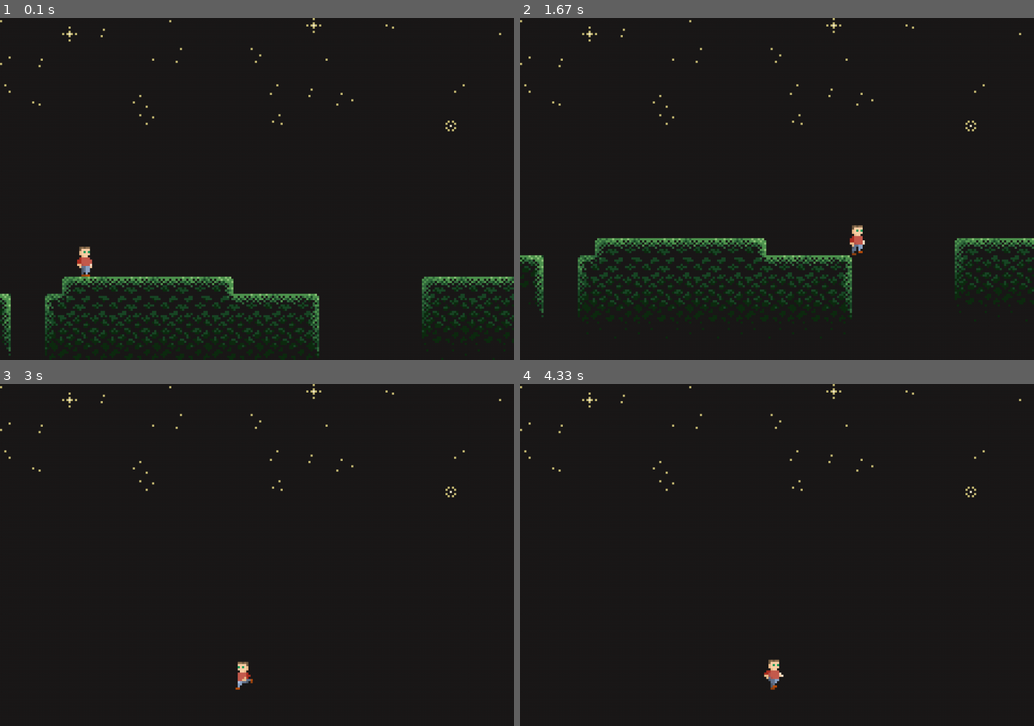
Above: before the commit, frames 1-4 (two rows, left to right).
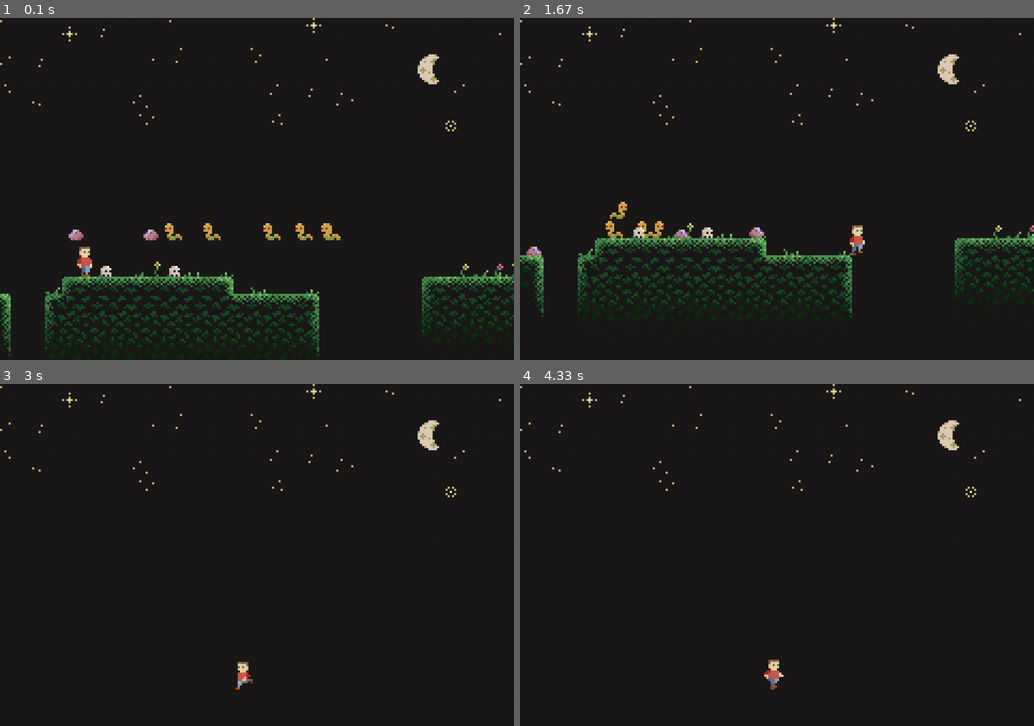
Above: after the commit, the same moments.

Repository: PrintedLove/Python-pygame-RPG-tutorial
Game: pygame game, started from Python-pygame-RPG-tutorial/game.py
Same seed, same stepped clock (60 frames per second), same inputs: the game is played once before the commit and once after it.
Inputs:
- Up to frame 1 (0.1 s): no input
- Up to frame 2 (1.67 s): hold Right 0.33-0.8 s; hold Up 0.83-1.13 s; hold Right 1.17-1.63 s
- Up to frame 3 (3 s): hold Left 1.67-2.2 s; hold Left 2.23-2.63 s; hold Up from 2.67 s (still down)
- Up to frame 4 (4.33 s): release Up at 3.03 s; hold Right 3.07-3.7 s; hold Left 3.73-4.2 s; hold Right from 4.23 s (still down)

The runs differ from the first frame. In frame 1, 1.2% of the frame differs, in the area x 8-100%, y 10-81%; in frame 2, 1.1%; in frame 3, 0.3%; in frame 4, 0.3%.

Commit message:
적, 구조물 추가

Diff:
--- a/Python-pygame-RPG-tutorial/datafile.py
+++ b/Python-pygame-RPG-tutorial/datafile.py
@@ -30,9 +30,8 @@
             image.set_colorkey((0, 0, 0))
             self.spr.append(image)
 
-# 애니메이션 세트 생성 함수
-
-def createAnimationSet(spriteSheet, index_list, index_max = None):
+# 스프라이트 세트 생성 함수
+def createSpriteSet(spriteSheet, index_list, index_max = None):
     spr = []
 
     if index_max == None:
@@ -48,16 +47,114 @@
 class BaseObject:
     def __init__(self, spr, coord, kinds):
         self.spr = spr
-        self.coord = coord
-        self.width = spr.get_width()
-        self.height = spr.get_height()
+        self.spr_index = 0
+        self.width = spr[0].get_width()
+        self.height = spr[0].get_height()
+        self.direction = True
+        self.vspeed = 0
         self.kinds = kinds
-        self.rect = pygame.rect.Rect(coord[0], coord[1], width, height)
+        self.rect = pygame.rect.Rect(coord[0], coord[1], self.width, self.height)
+        self.destroy = False
+
+    def draw(self, screen, scroll):
+        screen.blit(pygame.transform.flip(self.spr[self.spr_index], self.direction, False)
+                    , (self.rect.x - scroll[0], self.rect.y - scroll[1]))
+
+    def destroy(self):
+        objects.remove(self)
+        del(self)
+
+# 적 오브젝트 클래스
+class EnemyObject(BaseObject):
+    def __init__(self, spr, coord, kinds, types):
+        super().__init__(spr, coord, kinds)
+        self.types = types
+        self.frameSpeed = 0
+        self.frameTimer = 0
+        self.actSpeed = 0
+        self.actTimer = 0
+        self.hpm = 0
+        self.hp = 0
+
+    def events(self, player_rect):
+        movement = [0, 0]
+        movement[1] += self.vspeed
+        self.frameTimer += 1
+
+        self.vspeed += 0.2
+        if self.vspeed > 3:
+            self.vspeed = 3
+
+        if self.types == 'snake':       # 뱀일 경우
+            if self.frameTimer >= self.frameSpeed:
+                self.frameTimer = 0
+                if self.spr_index < len(self.spr) - 1:
+                    self.spr_index += 1
+                else:
+                    self.spr_index = 0
+
+            if self.direction == False:
+                if floor_map[self.rect.right // TILE_SIZE] != -1:
+                    movement[0] += 1
+                else:
+                    self.direction = True
+            else:
+                if floor_map[self.rect.right // TILE_SIZE - 1] != -1:
+                    movement[0] -= 1
+                else:
+                    self.direction = False
+        elif self.types == 'slime':       # 슬라임일 경우
+            self.actTimer += 1
+
+            if self.vspeed >= 0:
+                if self.frameTimer >= self.frameSpeed:
+                    self.frameTimer = 0
+                    if self.spr_index == 0:
+                        self.spr_index = 1
+                    else:
+                        self.spr_index = 0
+            else:
+                self.spr_index = 2
+
+            if self.actTimer == self.actSpeed - 35:
+                self.vspeed = -3
+            elif self.actTimer > self.actSpeed:
+                self.actTimer = 0
+            elif self.actTimer > self.actSpeed - 35:
+                if player_rect.x - self.rect.x > 0:
+                    if floor_map[self.rect.right // TILE_SIZE] != -1:
+                        self.direction = False
+                        movement[0] += 1
+                else:
+                    if floor_map[self.rect.right // TILE_SIZE - 1] != -1:
+                        self.direction = True
+                        movement[0] -= 1
+
+        self.rect, collision = move(self.rect, movement)       # 적 움직임
+
+        if collision['bottom']:
+            self.vspeed = 0
+
+        if collision['right'] or collision['left']:
+            self.vspeed = -2
 
 # 오브젝트 생성 함수
-def createObject(spr, coord, kinds):
-    obj = BaseObject(spr, coord, kinds)
+def createObject(spr, coord,  types):
+    if types == 'snake':
+        obj = EnemyObject(spr, coord, 'enemy', types)
+        obj.hpm = 100
+        obj.hp = obj.hpm
+        obj.frameSpeed = 4
+    if types == 'slime':
+        obj = EnemyObject(spr, coord, 'slime', types)
+        obj.hpm = 200
+        obj.hp = obj.hpm
+        obj.frameSpeed = 12
+        obj.actSpeed = 120
+        obj.actTimer = random.randrange(0, 120)
+
     objects.append(obj)
+
     return obj
 
 # 바닥과 충돌 검사 함수
@@ -170,8 +267,9 @@
                 ground_size_count = 0
 
 # 맵 이미지 생성 함수
-def createMapImage(tileSpr):
+def createMapImage(tileSpr, structSpr):
     image = pygame.Surface((TILE_MAPSIZE[0] * 8, TILE_MAPSIZE[1] * 8))
+    front_image = pygame.Surface((TILE_MAPSIZE[0] * 8, TILE_MAPSIZE[1] * 8))
     empty = True                        # 빈칸
     case = 0                            # 타일 타입
     spr_index, spr_index2 = 0, []       # 타일 스프라이트 인덱스
@@ -228,9 +326,29 @@
                     i += 1
                     image.blit(tileSpr.spr[spr_indexs], (col * TILE_SIZE, (floor_map[col] + i) * TILE_SIZE))
 
+            # 구조물 채우기
+            if random.randrange(0, 100) <= 4 and case == 0:
+                if random.choice([True, False]):
+                    image.blit(tileSpr.spr[32], ((col) * TILE_SIZE, (floor_map[col] - 1) * TILE_SIZE))
+                else:
+                    image.blit(tileSpr.spr[35], ((col - 1) * TILE_SIZE, (floor_map[col] - 2) * TILE_SIZE))
+                    image.blit(tileSpr.spr[36], ((col) * TILE_SIZE, (floor_map[col] - 2) * TILE_SIZE))
+                    image.blit(tileSpr.spr[37], ((col - 1) * TILE_SIZE, (floor_map[col] - 1) * TILE_SIZE))
+                    image.blit(tileSpr.spr[38], ((col) * TILE_SIZE, (floor_map[col] - 1) * TILE_SIZE))
+
+            if random.randrange(0, 100) <= 14:
+                struct_types = random.choice(['leaf', 'flower', 'obj', 'sign', 'gravestone', 'skull'])
+                struct_index = random.randrange(structSpr[struct_types][0], structSpr[struct_types][1])
+                front_image.blit( tileSpr.spr[struct_index], (col * TILE_SIZE, (floor_map[col] - 1) * TILE_SIZE))
+
+            if random.choice([True, False]):
+                struct_index = random.randrange(47, 55)
+                front_image.blit(tileSpr.spr[struct_index], (col * TILE_SIZE, (floor_map[col] - 1) * TILE_SIZE))
+
     image.set_colorkey((0, 0, 0))
-
-    return image
+    front_image.set_colorkey((0, 0, 0))
+
+    return image, front_image
 
 # 배경 이미지 생성함수
 def createBackImage(tileSpr):
@@ -245,6 +363,10 @@
                            , (row * TILE_SIZE * 2 + random.randrange(-4, 5)
                             , col * TILE_SIZE * 2 + random.randrange(-4, 5)))
 
+    image.blit(tileSpr.spr[31], (24 * TILE_SIZE, 2 * TILE_SIZE))
+    image.blit(tileSpr.spr[32], (25 * TILE_SIZE, 2 * TILE_SIZE))
+    image.blit(tileSpr.spr[33], (24 * TILE_SIZE, 3 * TILE_SIZE))
+    image.blit(tileSpr.spr[34], (25 * TILE_SIZE, 3 * TILE_SIZE))
     image.set_colorkey((0, 0, 0))
 
     return image
--- a/Python-pygame-RPG-tutorial/game.py
+++ b/Python-pygame-RPG-tutorial/game.py
@@ -20,17 +20,32 @@
 # 리소스 불러오기
 spriteSheet_player = SpriteSheet('spriteSheet1.png', 16, 16, 8, 8, 12)      # 플레이어 스프라이트 시트
 spriteSheet_object = SpriteSheet('spriteSheet2.png', 8, 8, 16, 16, 37)      # 공통 오브젝트 스프라이트 시트
-spriteShee_map1 = SpriteSheet('spriteSheet3.png', 8, 8, 16, 16, 87)         # 지형 1 스프라이트 시트
+spriteSheet_map1 = SpriteSheet('spriteSheet3.png', 8, 8, 16, 16, 87)         # 지형 1 스프라이트 시트
 
-spr_player = {}
-spr_player['stay'] = createAnimationSet(spriteSheet_player, [0])
-spr_player['run'] = createAnimationSet(spriteSheet_player, 1, 8)            # 플레이어 달리기
-spr_player['jump'] = createAnimationSet(spriteSheet_player, [9, 10, 11])        # 플레이어 점프
+spr_player = {}                                 # 플레이어 스프라이트 세트
+spr_player['stay'] = createSpriteSet(spriteSheet_player, [0])
+spr_player['run'] = createSpriteSet(spriteSheet_player, 1, 8)
+spr_player['jump'] = createSpriteSet(spriteSheet_player, [9, 10, 11])
+
+spr_enemy = {}                                  # 적 스프라이트 세트
+spr_enemy['slime'] = createSpriteSet(spriteSheet_map1, 81, 83)
+spr_enemy['snake'] = createSpriteSet(spriteSheet_map1, 84, 86)
+
+spr_map_struct = {}                             # 구조물 스프라이트 세트
+spr_map_struct['leaf'] = [55, 56]
+spr_map_struct['flower'] = [57, 64]
+spr_map_struct['obj'] = [65, 70]
+spr_map_struct['sign'] = [71, 74]
+spr_map_struct['gravestone'] = [75, 78]
+spr_map_struct['skull'] = [79, 80]
 
 createMapData()                                 # 맵 데이터 초기화
-mapImage = createMapImage(spriteShee_map1)              # 맵 이미지 생성
+mapImage, mapImage_front = createMapImage(spriteSheet_map1, spr_map_struct)              # 맵 이미지 생성
 backImage = createBackImage(spriteSheet_object)         # 배경 이미지 생성
 
+for i in range(8):
+    obj_snake = createObject(spr_enemy['snake'], (random.randrange(0, 960), 100), 'snake')
+    obj_snake = createObject(spr_enemy['slime'], (random.randrange(0, 960), 100), 'slime')
 
 # 플레이어 컨트롤 변수
 keyLeft = False
@@ -106,6 +121,15 @@
     screen_scaled.blit(pygame.transform.flip(spr_player[player_action][player_frame], player_flip, False)
                        , (player_rect.x - camera_scroll[0] - 5, player_rect.y - camera_scroll[1] - 2))      # 플레이어 드로우
 
+    for obj in objects:                                     # 오브젝트 이벤트 처리
+        if obj.destroy:
+            obj.destroy()
+        else:
+            obj.events(player_rect)
+            obj.draw(screen_scaled, camera_scroll)
+
+    screen_scaled.blit(mapImage_front, (-camera_scroll[0], -camera_scroll[1]))    # 프론트 맵 드로우
+
     # 이벤트 컨트롤
     for event in pygame.event.get():
         if event.type == QUIT:
Binary file changed: Python-pygame-RPG-tutorial/image/spriteSheet3.png
